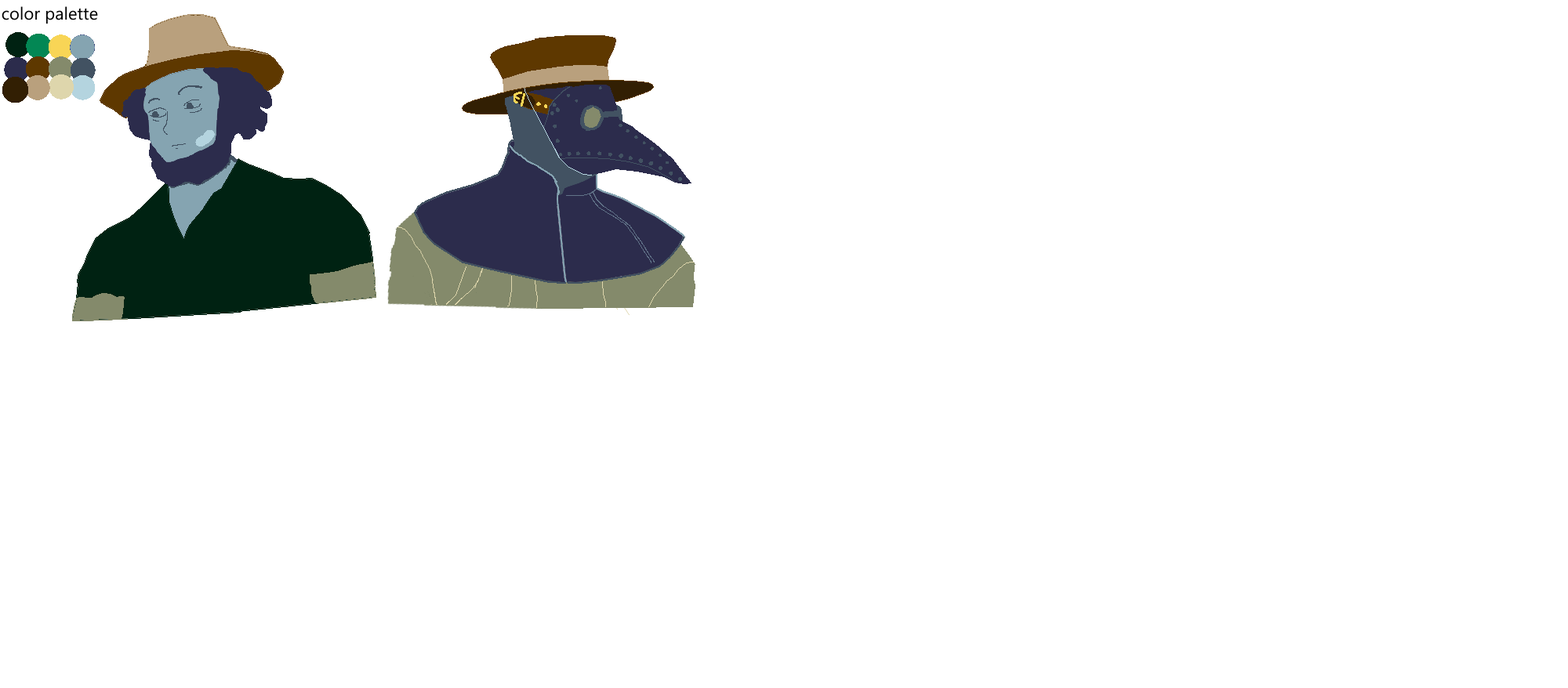
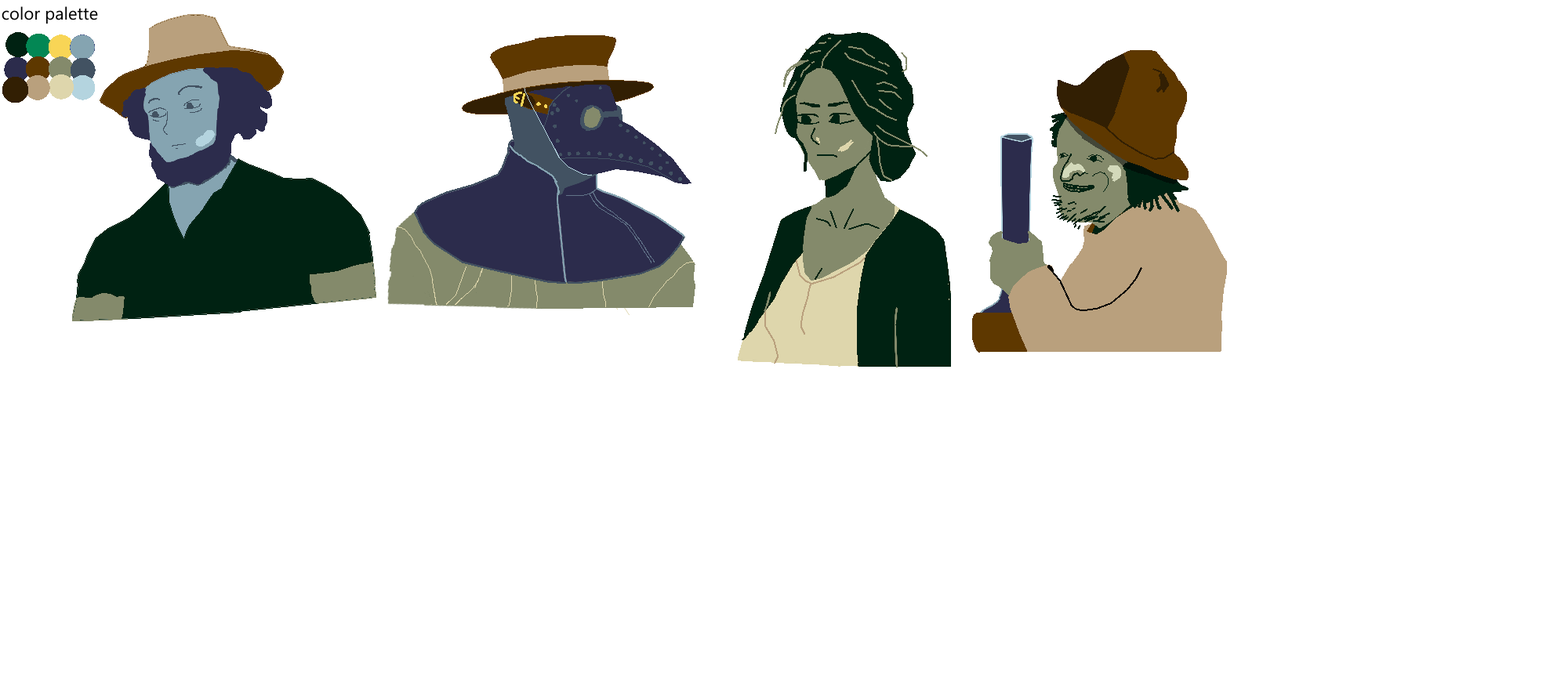
Comparing the layer stacks of the two 1568px x 688px images. Changes:
added group "drunk" with 9 layers above "char_1" over [left=972, top=50, right=1227, bottom=353]
added layer "Paint Layer 15" in group "drunk" over [left=1053, top=50, right=1205, bottom=251]
added layer "Paint Layer 18" (49%) in group "drunk" over [left=1053, top=100, right=1189, bottom=201]
added layer "Paint Layer 14" (1st of 2, in "drunk") in group "drunk" over [left=1003, top=150, right=1205, bottom=302]
added layer "Paint Layer 13" in group "drunk" over [left=1003, top=100, right=1155, bottom=302]
added layer "Paint Layer 14" (2nd of 2, in "drunk") in group "drunk" over [left=1003, top=100, right=1104, bottom=151]
added layer "Paint Layer 16" in group "drunk" over [left=1003, top=150, right=1227, bottom=353]
added layer "Paint Layer 17" in group "drunk" over [left=972, top=200, right=1155, bottom=352]
added layer "Paint Layer 18 Merged" in group "drunk" over [left=972, top=100, right=1104, bottom=353]
added group "char_1" with 3 layers above "player" over [left=737, top=32, right=1001, bottom=368]
added layer "Paint Layer 12" in group "char_1" over [left=774, top=32, right=943, bottom=239]
added layer "Paint Layer 13 Merged" in group "char_1" over [left=737, top=188, right=1001, bottom=368]
added layer "Paint Layer 11 Merged" in group "char_1" over [left=737, top=37, right=1001, bottom=368]
added group "player" with 6 layers above "chara_0" over [left=737, top=319, right=749, bottom=362]
moved "Paint Layer 8" into group "player", painted on it over [left=739, top=319, right=749, bottom=352]
painted on "Paint Layer 2" over [left=737, top=32, right=1227, bottom=368]
